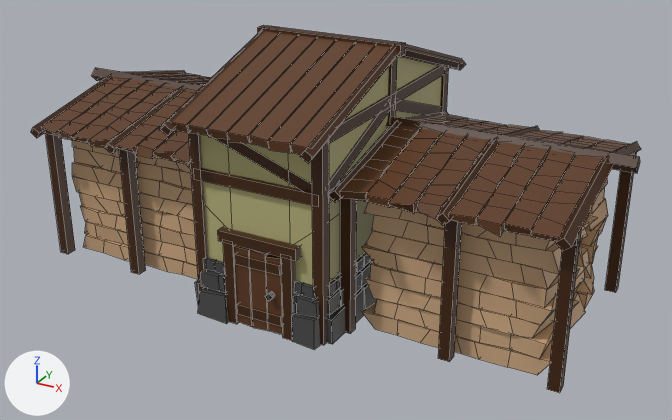
What one commit did to the FBX model Assets/ImportAssets/Building/Created/Industiral/Storage/Wood/WoodStorage.fbx.
Rendered twice from a 50 mm camera at (13.03, -23.22, 13.72) aimed at (0.46, -0.37, 2.29). The lights are fixed; the arrows at lower left show +X, +Y and +Z. The picture after the commit comes second. Mesh edges are drawn as thin lines. Where no turn or scale is listed for an object, it has been applied to the vertices.

Script lines for the objects in view, before the commit:
```python
mat_building = principled_material('Building')
mat_building.texture = img_buildings_png
me_cube_291 = bpy.data.meshes.new('Cube.291')
me_cube_291.from_pydata(...)  # 2420 vertices, 1984 faces; spans x -9.1..9.0, y -5.0..5.2, z -3.5..4.2
me_cube_291.materials.append(mat_building)  # picture img_buildings_png
me_cube_402 = bpy.data.meshes.new('Cube.402')
me_cube_402.from_pydata(...)  # 448 vertices, 416 faces; spans x -8.0..8.1, y -2.7..2.7, z -0.6..0.6
me_cube_402.materials.append(mat_building)  # picture img_buildings_png
me_cube_413 = bpy.data.meshes.new('Cube.413')
me_cube_413.from_pydata(...)  # 448 vertices, 416 faces; spans x -8.1..8.1, y -2.7..2.7, z -0.6..0.6
me_cube_413.materials.append(mat_building)  # picture img_buildings_png
me_cube_436 = bpy.data.meshes.new('Cube.436')
me_cube_436.from_pydata(...)  # 448 vertices, 416 faces; spans x -8.0..8.0, y -2.7..2.7, z -0.6..0.6
me_cube_436.materials.append(mat_building)  # picture img_buildings_png
me_cube_454 = bpy.data.meshes.new('Cube.454')
me_cube_454.from_pydata(...)  # 448 vertices, 416 faces; spans x -8.0..8.0, y -2.7..2.7, z -0.6..0.6
me_cube_454.materials.append(mat_building)  # picture img_buildings_png
ob_building_005 = bpy.data.objects.new('Building.005', me_cube_291)
ob_building_005.location = (0.0, 0.0, 3.36)
ob_wood_100 = bpy.data.objects.new('Wood 100%', me_cube_402)
ob_wood_100.location = (-0.04, 0.0, 3.57)
ob_wood_25 = bpy.data.objects.new('Wood 25%', me_cube_413)
ob_wood_25.location = (-0.04, 0.0, 0.5)
ob_wood_50 = bpy.data.objects.new('Wood 50%', me_cube_454)
ob_wood_50.location = (-0.04, 0.0, 1.53)
ob_wood_75 = bpy.data.objects.new('Wood 75%', me_cube_436)
ob_wood_75.location = (-0.04, 0.0, 2.55)
```
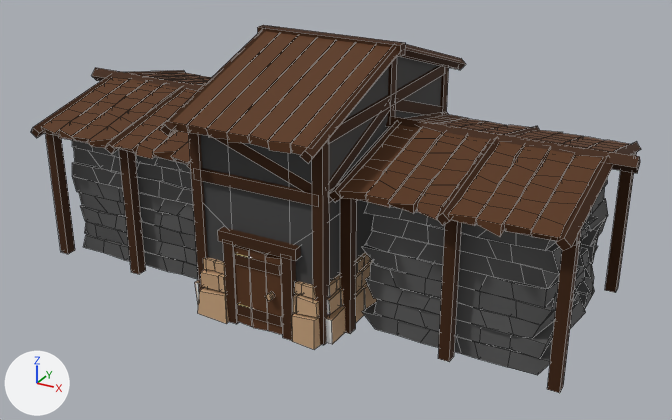
Pixel boxes [x1, y1, x2, y2] of what changed, in the pictures (672 x 420 px):
'Building.005', surface changed
    both: [51, 26, 640, 393]
'Wood 75%', surface changed
    both: [72, 162, 608, 308]
'Wood 50%', surface changed
    both: [79, 192, 598, 338]
'Wood 25%', surface changed
    both: [84, 222, 595, 375]
'Wood 100%', surface changed
    both: [72, 140, 608, 274]
part 2 of me_cube_291, surface changed
    both: [50, 25, 641, 392]

What changed in the scene script:
```text
Change mat_building:
    mat_building.roughness: 0.5 -> 0.768
Change me_cube_436:
    where me_cube_436.from_pydata(...)  # 448 vertices, 416 faces; spans x -8.0..8.0, y -2.7..2.7, z -0.6..0.6
    used by ob_wood_75; location = (-0.04, 0.0, 2.55)
    me_cube_436 part 1: texture (UV) coordinates of 416 of 416 faces, centred in x -7.9..7.9, y -2.7..2.7, z -0.6..0.6, changed; they spanned u 0.82..0.95, v 0.47..0.65 and now span u 0.77..0.91, v 0.72..0.9
Change me_cube_402:
    where me_cube_402.from_pydata(...)  # 448 vertices, 416 faces; spans x -8.0..8.1, y -2.7..2.7, z -0.6..0.6
    used by ob_wood_100; location = (-0.04, 0.0, 3.57)
    me_cube_402 part 5: texture (UV) coordinates of 416 of 416 faces, centred in x -7.9..7.9, y -2.7..2.7, z -0.6..0.6, changed; they spanned u 0.82..0.95, v 0.47..0.65 and now span u 0.77..0.91, v 0.72..0.9
Change me_cube_454:
    where me_cube_454.from_pydata(...)  # 448 vertices, 416 faces; spans x -8.0..8.0, y -2.7..2.7, z -0.6..0.6
    used by ob_wood_50; location = (-0.04, 0.0, 1.53)
    me_cube_454 part 3: texture (UV) coordinates of 416 of 416 faces, centred in x -7.9..7.9, y -2.7..2.7, z -0.6..0.6, changed; they spanned u 0.82..0.95, v 0.47..0.65 and now span u 0.77..0.91, v 0.72..0.9
Change me_cube_413:
    where me_cube_413.from_pydata(...)  # 448 vertices, 416 faces; spans x -8.1..8.1, y -2.7..2.7, z -0.6..0.6
    used by ob_wood_25; location = (-0.04, 0.0, 0.5)
    me_cube_413 part 4: texture (UV) coordinates of 416 of 416 faces, centred in x -7.9..7.8, y -2.7..2.7, z -0.6..0.6, changed; they spanned u 0.82..0.95, v 0.47..0.65 and now span u 0.77..0.91, v 0.72..0.9
Change me_cube_291:
    where me_cube_291.from_pydata(...)  # 2420 vertices, 1984 faces; spans x -9.1..9.0, y -5.0..5.2, z -3.5..4.2
    used by ob_building_005; location = (0.0, 0.0, 3.36)
    me_cube_291 part 2: texture (UV) coordinates of 1050 of 1984 faces, centred in x -9.1..9.0, y -4.9..5.1, z -3.4..4.2, changed; they spanned u 0.05..0.88, v 0.46..0.96 and now span u 0.14..0.92, v 0.38..0.93
```
